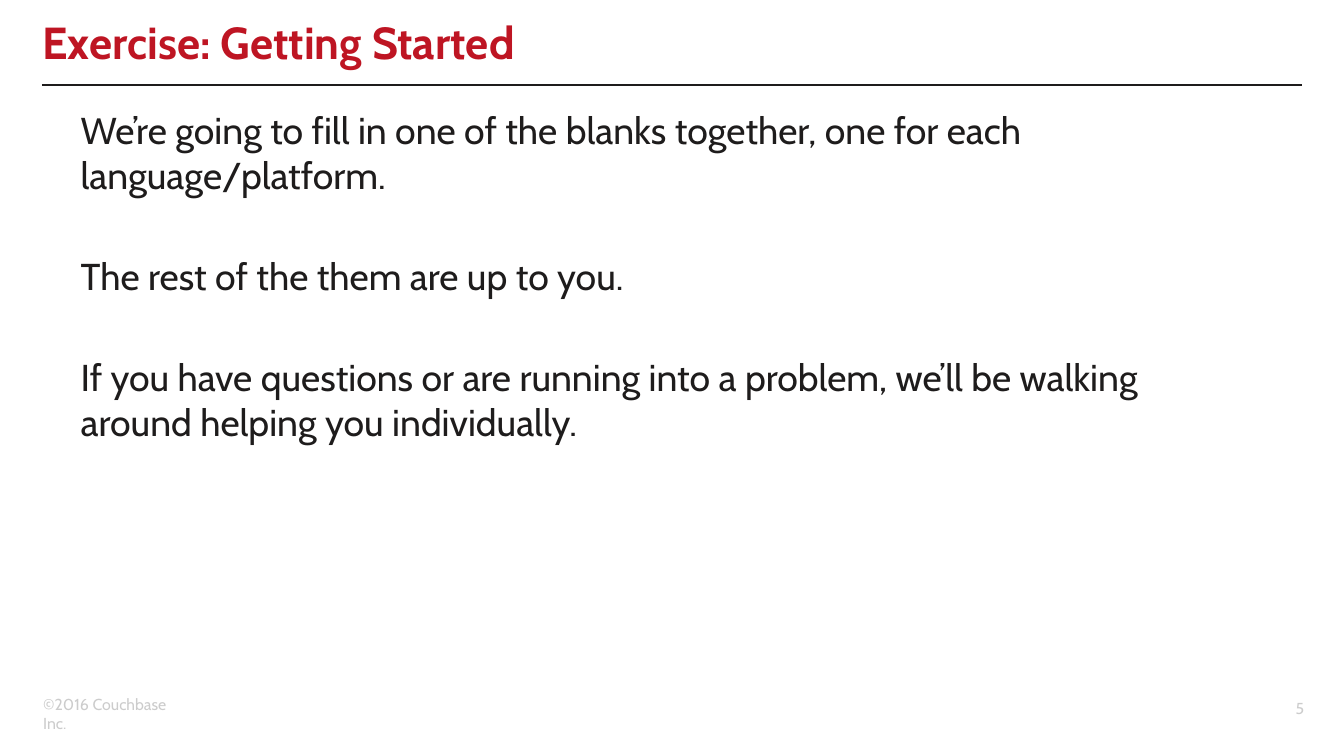
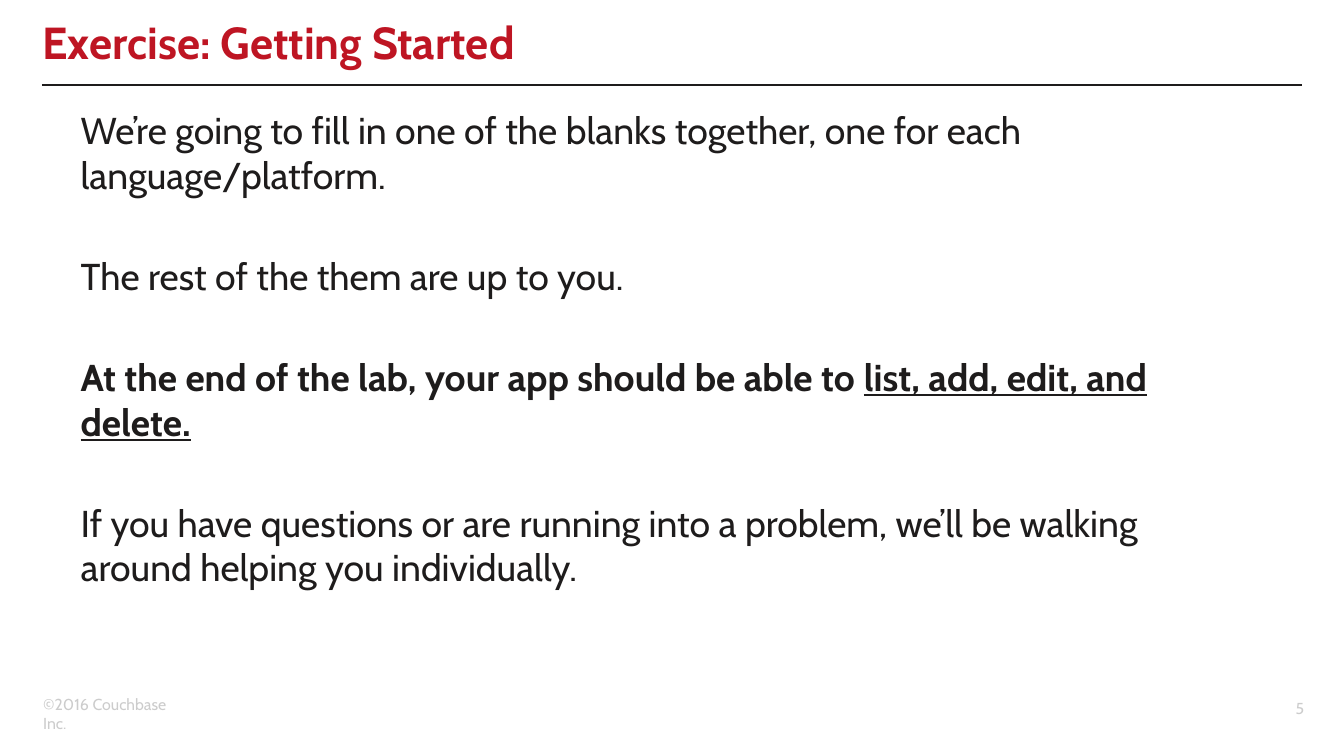
Before and after one commit to clint77/workshop, a slide deck: slide 5 of connect2016/developer/03/03.pptx. Drawn at 1344x756 pixels with LibreOffice and Linux fonts; fonts in the diff are those of the drawing; background and template pictures are left out. Boxes give left, top, right and bottom in pixels: in the first picture for what was removed or moved away, otherwise in the second. Text is boxed around its words. In the diff, an @@ line names an element or a change of style, - is before the commit and + after.

Commit message:
tweaks and updates to slide decks for labs 1,2,3

```diff
--- a/connect2016/developer/03/03.pptx
+++ b/connect2016/developer/03/03.pptx
@@ text at bbox=[81, 363, 1147, 441]: paragraph added @@
+At the end of the lab, your app should be able to list, add, edit, and delete.
```
Also in this commit, not shown: 2 other files.
